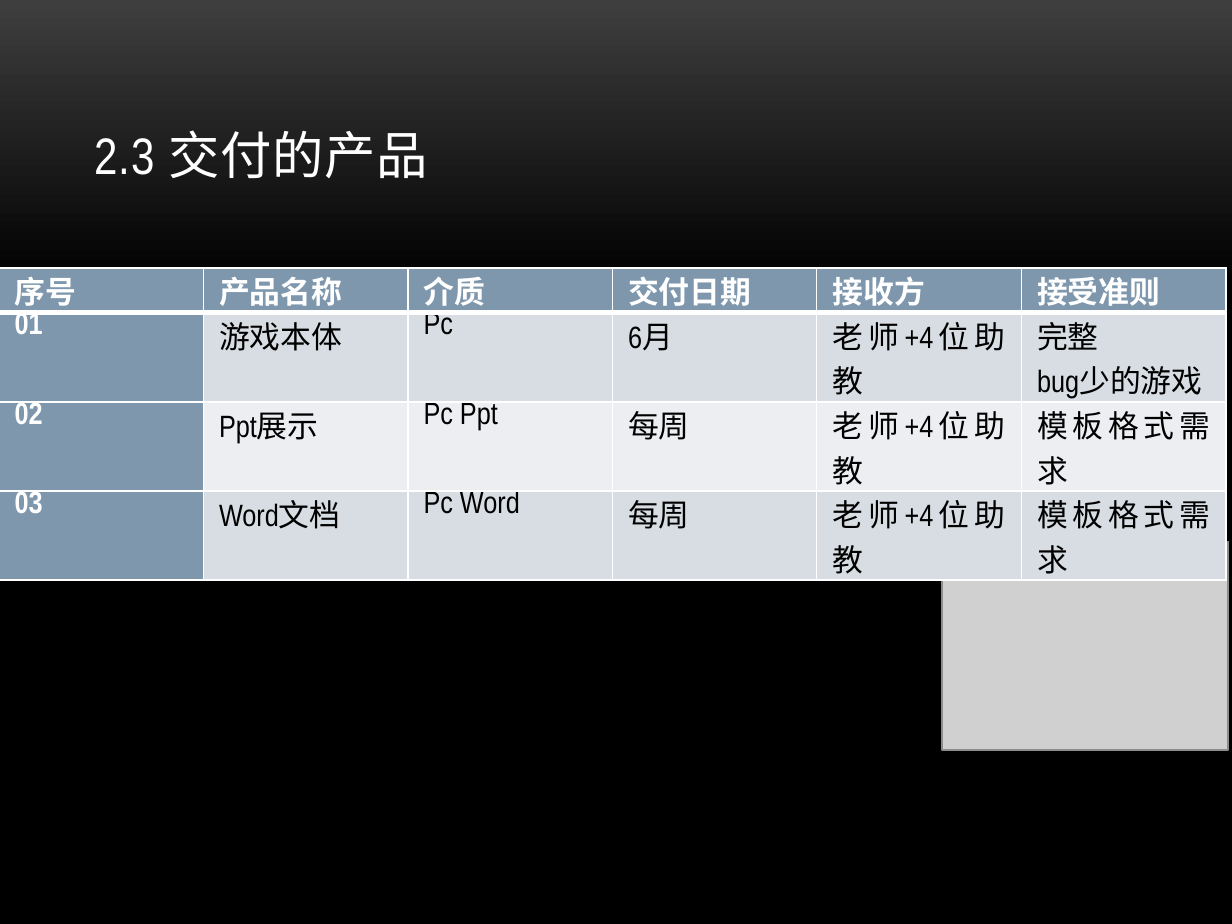
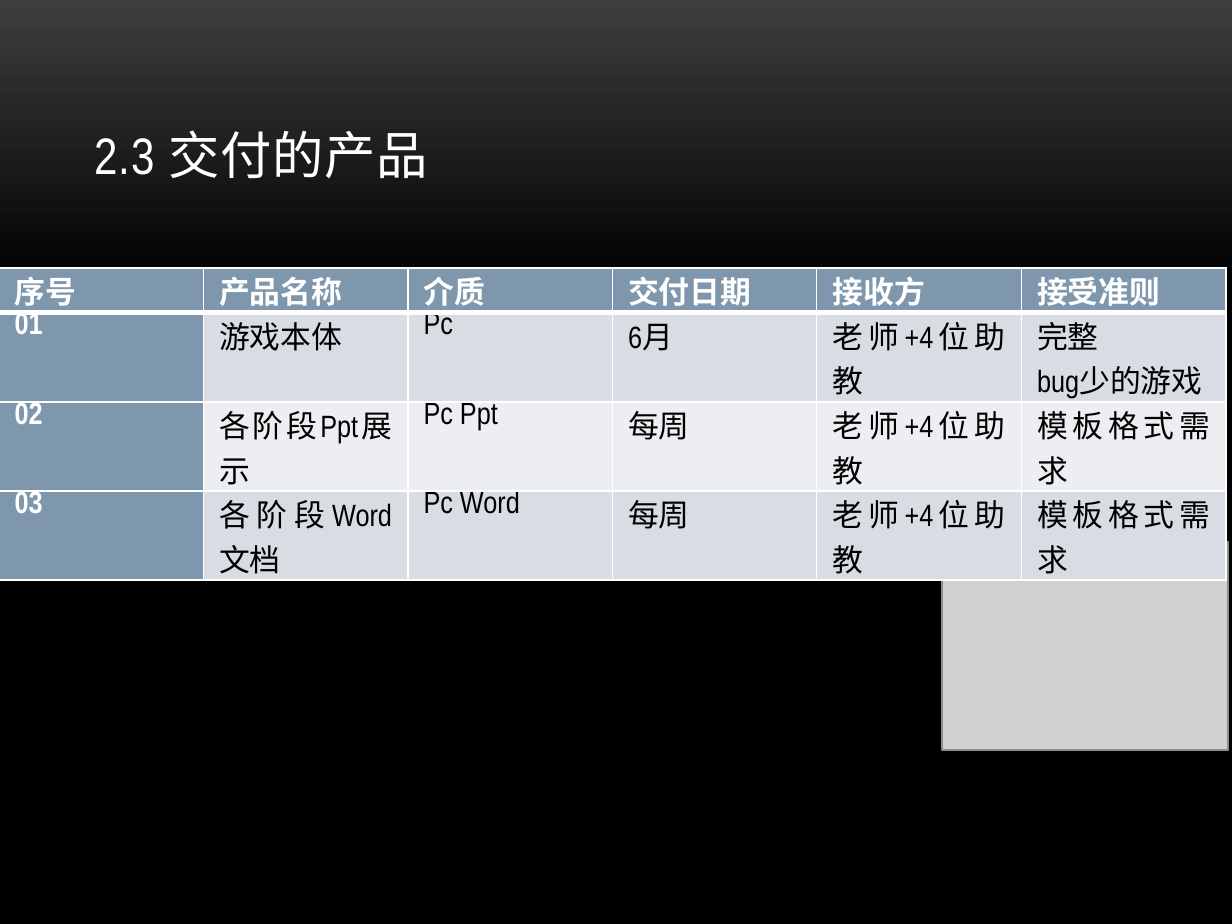
Before and after one commit to ZanebonoAlter/-, a slide deck: slide 8 of 项目计划.pptx. Drawn at 1232x924 pixels with LibreOffice and Linux fonts; fonts in the diff are those of the drawing; grey boxes stand for pictures; background and template pictures are left out. Boxes give left, top, right and bottom in pixels: in the first picture for what was removed or moved away, otherwise in the second. Text is boxed around its words. In the diff, an @@ line names an element or a change of style, - is before the commit and + after.

```diff
--- a/项目计划.pptx
+++ b/项目计划.pptx
@@ table at [0,269,1226,578] @@
-row 3, column 2: Ppt展示
+row 3, column 2: 各阶段Ppt展示
-row 4, column 2: Word文档
+row 4, column 2: 各阶段Word文档
```
Also in this commit, not shown: 11 other slides changed, 4 slides added, 1 slide removed, 6 other files.
